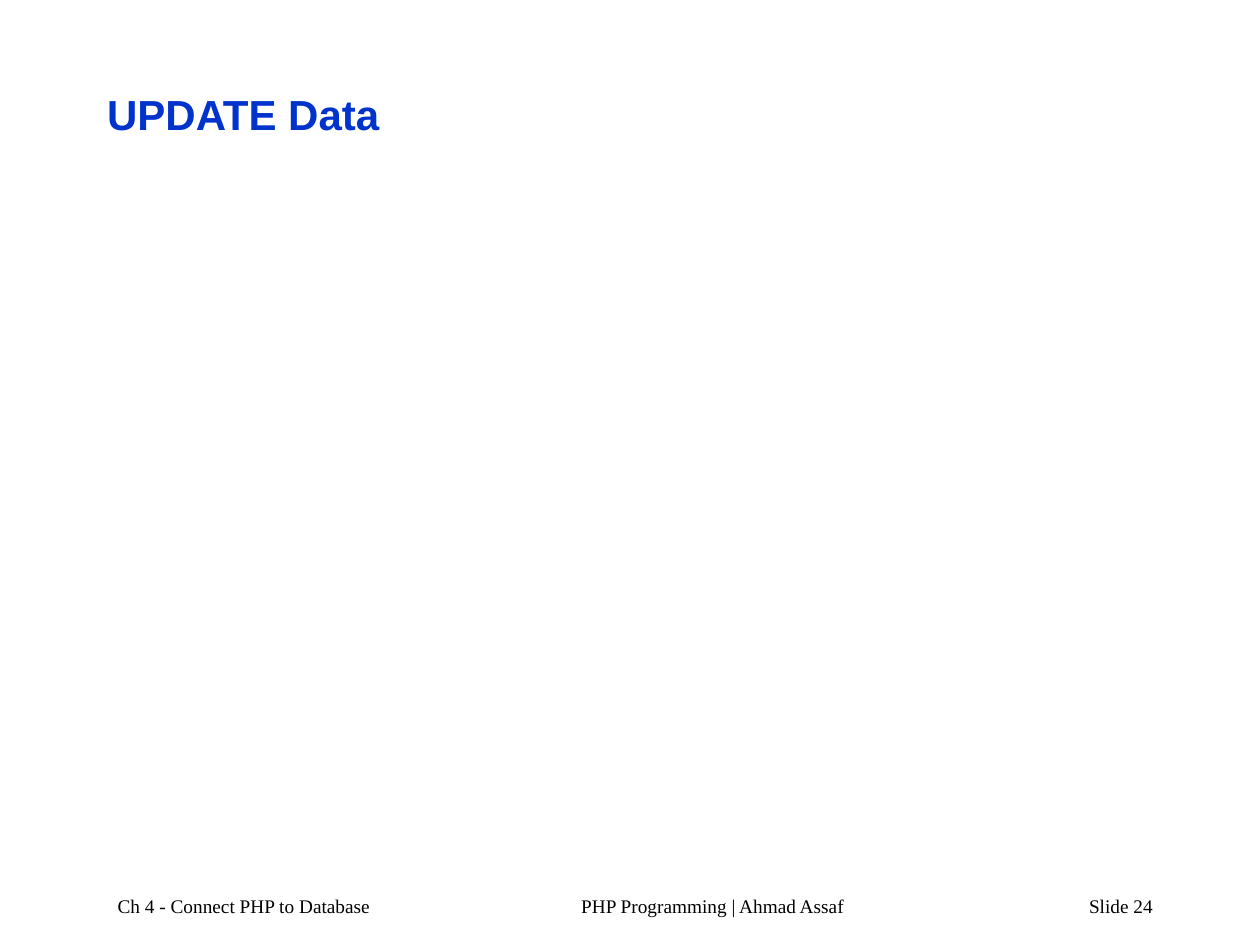
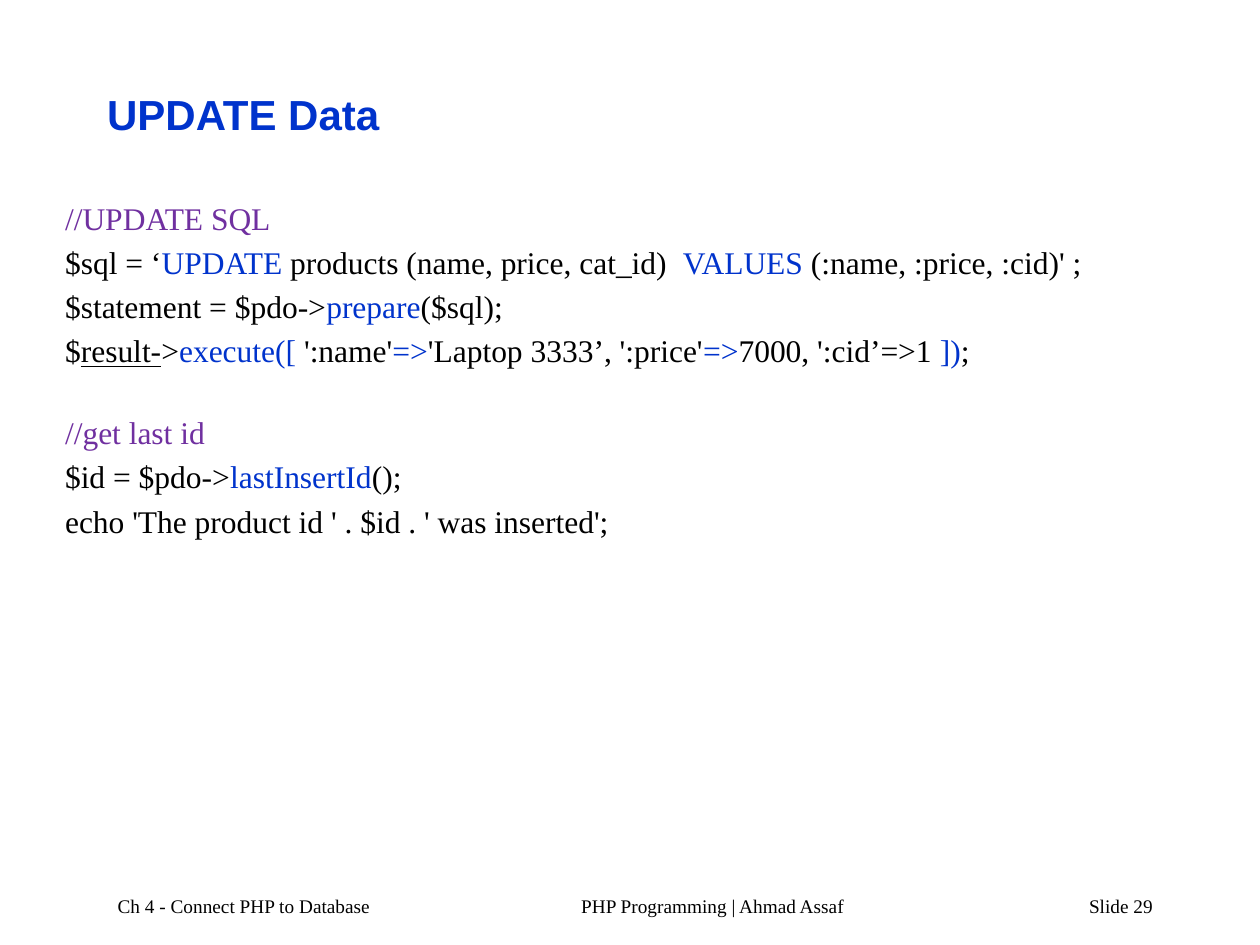
Before and after one commit to AhmadAssafCode/PHP2211, a slide deck: slide 29 of others/PHP-Ch4a.pptx (slide 24 before the commit). Drawn at 1260x945 pixels with LibreOffice and Linux fonts; fonts in the diff are those of the drawing. Boxes give left, top, right and bottom in pixels: in the first picture for what was removed or moved away, otherwise in the second. Text is boxed around its words. In the diff, an @@ line names an element or a change of style, - is before the commit and + after.

Commit message:
prepare

```diff
--- a/others/PHP-Ch4a.pptx
+++ b/others/PHP-Ch4a.pptx
@@ text added at bbox=[65, 209, 1064, 539], 18 pt, text #000000 @@
+//UPDATE SQL
+$sql = ‘UPDATE products (name, price, cat_id) VALUES (:name, :price, :cid)' ;
+$statement = $pdo->prepare($sql);
+$result->execute([ ':name'=>'Laptop 3333’, ':price'=>7000, ':cid’=>1 ]);
+//get last id
+$id = $pdo->lastInsertId();
+echo 'The product id ' . $id . ' was inserted';
@@ page number at bbox=[1089, 899, 1152, 914]: text changed @@
-Slide 24
+Slide 29
```
Also in this commit, not shown: 6 other slides changed, 6 slides added, 1 other file.
